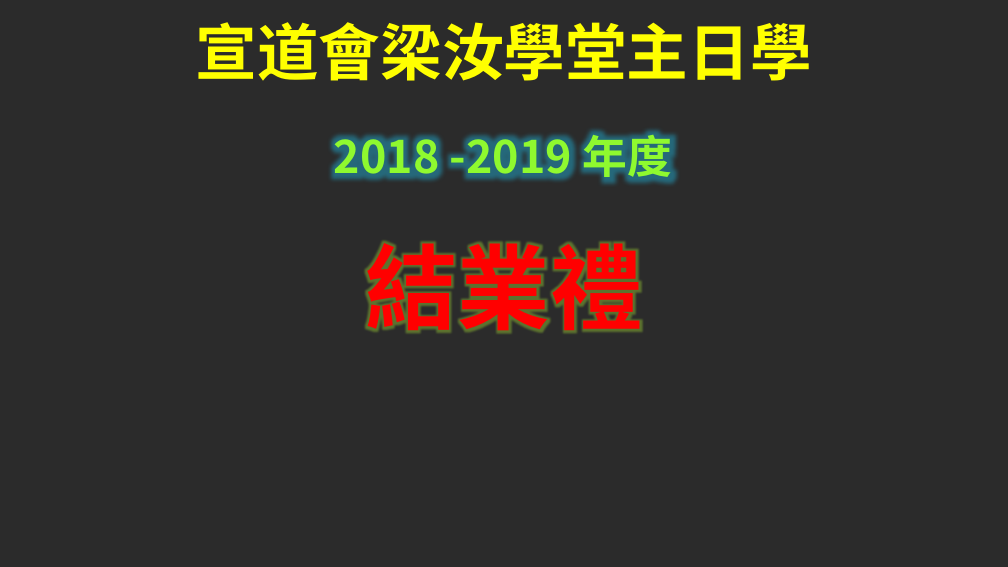
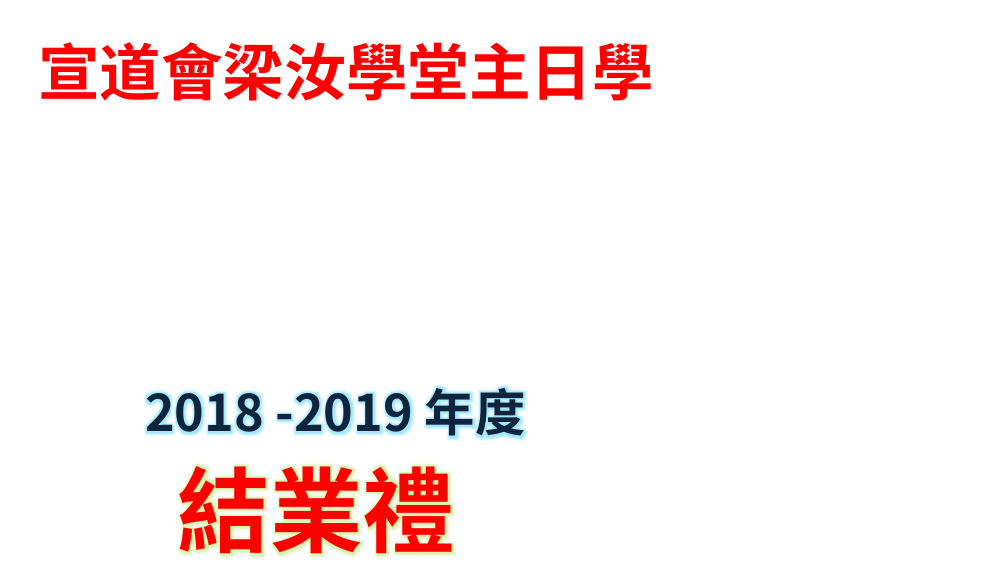
Before and after one commit to batisuoc/bible-school, a slide deck: slide 1 of 2018-2019結業禮.pptx. Drawn at 1008x567 pixels with LibreOffice and Linux fonts; fonts in the diff are those of the drawing; background and template pictures are left out; a plain dark background stands for a picture behind light text. Boxes give left, top, right and bottom in pixels: in the first picture for what was removed or moved away, otherwise in the second. Text is boxed around its words. In the diff, an @@ line names an element or a change of style, - is before the commit and + after.

```diff
--- a/2018-2019結業禮.pptx
+++ b/2018-2019結業禮.pptx
@@ title "宣道會梁汝學堂主日學": place and size @@
-title "宣道會梁汝學堂主日學" at bbox=[196, 22, 812, 81]
+title "宣道會梁汝學堂主日學" at bbox=[38, 42, 654, 101]
@@ title "宣道會梁汝學堂主日學" at bbox=[38, 42, 654, 101]: text colour #FFFF00 to #FF0000, letter outline none to #FFFF00 1 pt; alignment centre to left @@
@@ subtitle "2018 -2019 年度": place and size @@
-subtitle "2018 -2019 年度" at bbox=[334, 128, 672, 185]
+subtitle "2018 -2019 年度" at bbox=[145, 380, 526, 444]
@@ subtitle "2018 -2019 年度" at bbox=[145, 380, 526, 444]: size 32 to 36 pt, text colour #8FF92F to #0F243E; alignment centre to left @@
@@ text "結業禮": place and size @@
-text "結業禮" at bbox=[365, 228, 642, 345]
+text "結業禮" at bbox=[178, 451, 455, 567]
@@ text "結業禮" at bbox=[178, 451, 455, 567]: alignment centre to left @@
```
Also in this commit, not shown: 1 slide added.
